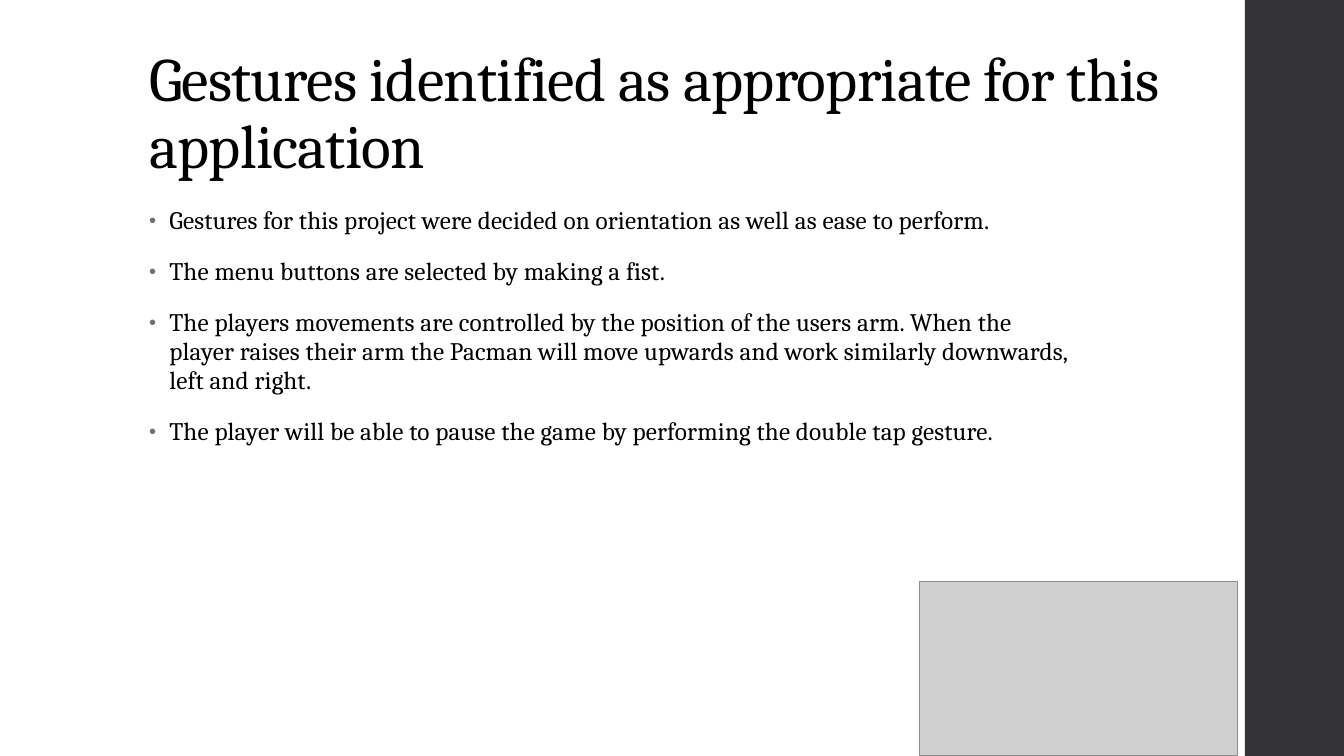
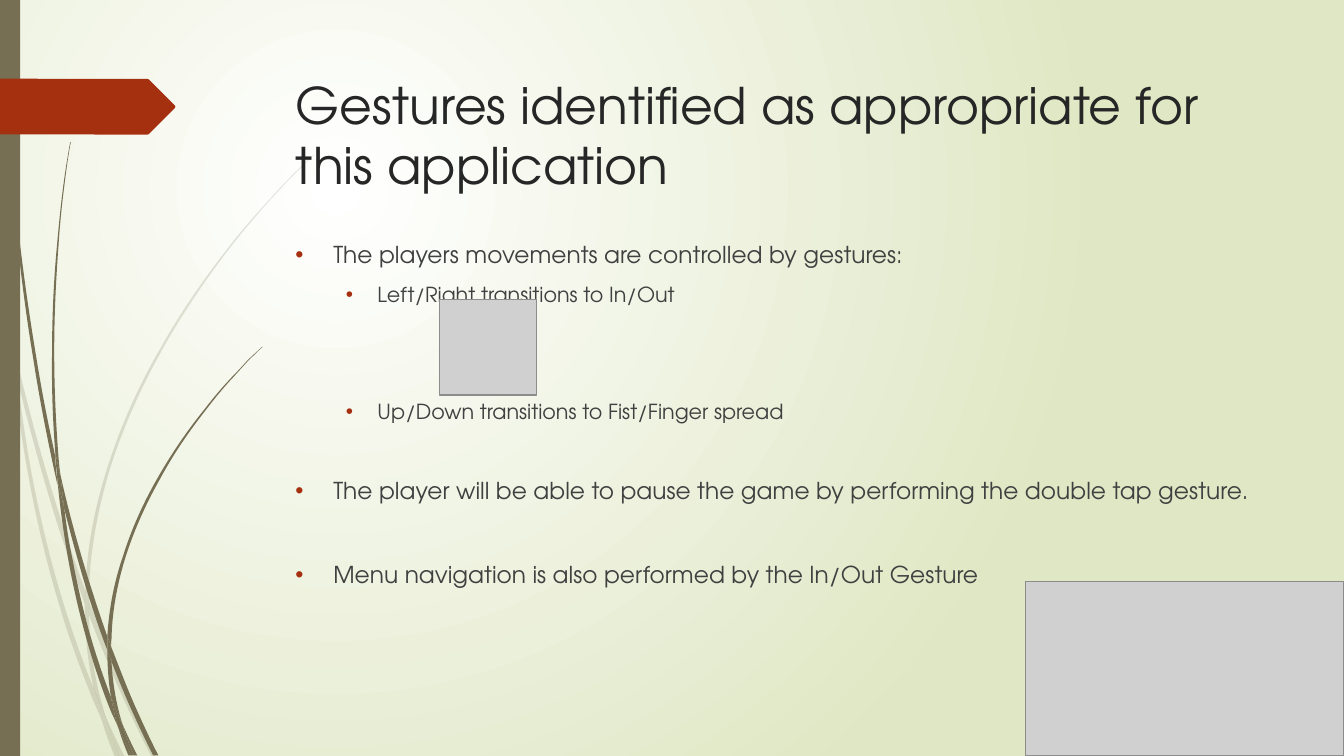
Before and after one commit to JKinsella1991/GestureBasedURI, a slide deck: slide 4 of GesturePresentation.pptx (slide 3 before the commit). Drawn at 1344x756 pixels with LibreOffice and Linux fonts; fonts in the diff are those of the drawing; grey boxes stand for pictures. Boxes give left, top, right and bottom in pixels: in the first picture for what was removed or moved away, otherwise in the second. Text is boxed around its words. In the diff, an @@ line names an element or a change of style, - is before the commit and + after.

```diff
--- a/GesturePresentation.pptx
+++ b/GesturePresentation.pptx
@@ background #FFFFFF to gradient #FFFFFF to #DFE8C4 @@
@@ rectangle added at <box>0,0,20,756</box>, fill #766F54 @@
@@ rectangle removed at <box>1245,0,1344,756</box> @@
@@ freeform shape added at <box>0,79,175,134</box>, fill #A53010 @@
@@ title "Gestures identified as appropriate for ...": place and size @@
-title "Gestures identified as appropriate for ..." at <box>149,57,1160,181</box>
+title "Gestures identified as appropriate for ..." at <box>296,86,1199,194</box>
@@ title "Gestures identified as appropriate for ..." at <box>296,86,1199,194</box>: size 44 to 36 pt, font Cambria to TeX Gyre Adventor, text colour #000000 to #262626, letter spacing -0.5 to 0 pt; line spacing 0.9 to 1; vertical alignment bottom to top @@
@@ text "The players movements are controlled ...": place and size @@
-text "The players movements are controlled ..." at <box>169,211,1068,446</box>
+text "The players movements are controlled ..." at <box>333,246,1248,588</box>
@@ text at <box>333,246,902,424</box>: text changed; size 18 to 14.8 pt; font Cambria to TeX Gyre Adventor; text colour #000000 to #404040 @@
-• Gestures for this project were decided on orientation as well as ease to perform.
-• The menu buttons are selected by making a fist.
-• The players movements are controlled by the position of the users arm. When the player raises their arm the Pacman will move upwards and work similarly downwards, left and right.
+• The players movements are controlled by gestures:
+  • Left/Right transitions to In/Out
+  • Up/Down transitions to Fist/Finger spread
@@ picture added at <box>440,299,536,395</box> @@
@@ text at <box>333,482,1248,504</box>: size 18 to 16.6 pt, font Cambria to TeX Gyre Adventor, text colour #000000 to #404040, letter spacing 0.1 to 0 pt in "The player will be able to pause ..."; indent changed; line spacing 0.95 to 1; less space between paragraphs; bullet colour #6F6F74 to #A53010 @@
@@ text at <box>333,565,978,588</box>: paragraph added @@
+• Menu navigation is also performed by the In/Out Gesture
@@ picture: place and size @@
-picture at <box>920,582,1238,756</box>
+picture at <box>1026,582,1344,756</box>
@@ group added at <box>0,154,315,756</box>: 10 freeform shapes @@
@@ group added at <box>3,0,262,756</box>: 12 freeform shapes @@
```
Also in this commit, not shown: 3 other slides changed, 2 slides added, 2 slides removed, 3 other files.
